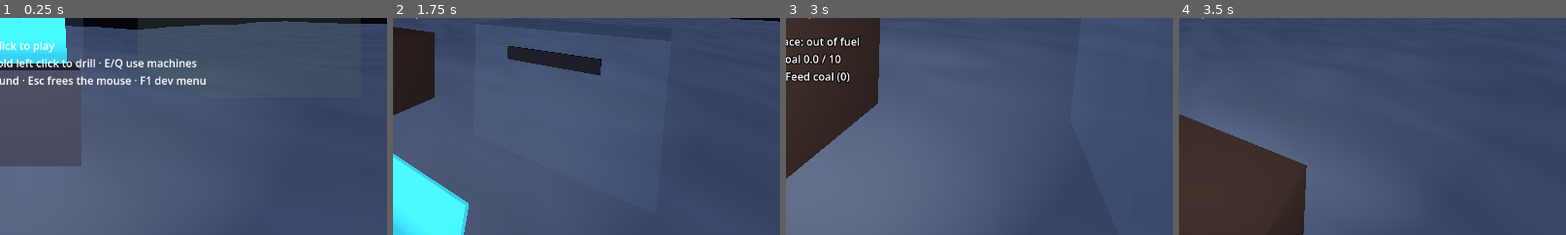
Above: before the commit, frames 1-4 (left to right).
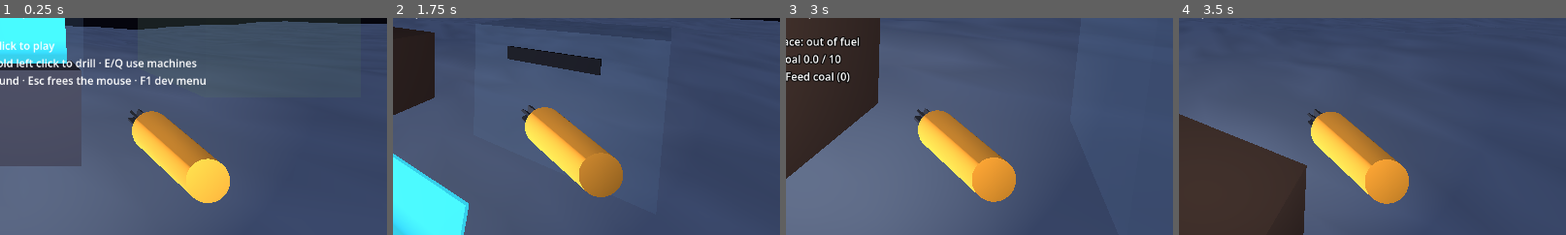
Above: after the commit, the same moments.

Repository: SneakKestrel16/Mininginc
Game: Godot game, scene res://src/main.tscn
Same seed, same stepped clock (60 frames per second), same inputs: the game is played once before the commit and once after it.
Inputs (mouse positions are % of the whole screen's width and height, from its top left):
- Up to frame 1 (0.25 s): no input
- Up to frame 2 (1.75 s): tap Enter at 0.5 s; move the mouse to (72, 45) at 0.52 s; hold D 0.53-1.28 s; tap E at 0.6 s; click (72, 45) at 0.67 s; tap Space at 0.77, 1.52 s; move the mouse to (45, 50) at 1.27 s; hold W from 1.28 s (still down); tap Q at 1.35 s
- Up to frame 3 (3 s): keep holding W; move the mouse to (52, 48) at 2.02 s; tap F at 2.1 s; move the mouse to (49, 52) at 2.77 s; tap Ctrl at 2.85 s; click (49, 52) at 2.92 s
- Up to frame 4 (3.5 s): keep holding W; tap Space at 3.02 s
The pictures show only the part of the screen within x 47-97%, y 50-100%; the shares and areas given below are measured in that part.

The runs differ from the first frame. In frame 1, 5.5% of the frame differs, in the area x 33-60%, y 41-86%; in frame 2, 5.5%; in frame 3, 5.5%; in frame 4, 5.5%.

Commit message:
fix: playtest batch 1: dig lock-on, scoop dome, drill in view, rarer coal, thaw hang
Playtest feedback on v0.5.0:
- Dig progress was kept per 1 m cell, so aim jitter across a cell edge lost
  it ("locking to the ground"). The tool now builds progress itself and
  scoops wherever it points; releasing the button resets it. The aim point
  sits 0.5 m into the ground so scoops bite in.
- The marker is a see-through dome the size of the scoop that fills in as
  the scoop nears, grey where nothing can be dug.
- A drill in view spins and shakes while digging. Both are built on first
  use so live reload adds them to a running game.
- Coal read as a full layer: shallow coal 17.5% -> 8%, deposits smaller
  (ore noise 0.08 -> 0.12), rock lighter and coal darker for contrast.

Hang found by the pacing simulator: Breath lowers hardness under damage
already landed while frozen, so "hits remaining" went negative and the
auto-drill loop (and the simulator's copy) added hits forever. Remaining
is clamped at zero and zero hits finish a covered scoop; auto_drill_check
covers it.

Diff:
--- a/data/ores.json
+++ b/data/ores.json
@@ -4,7 +4,7 @@
 	"frozen_from_depth": 50,
 	"frozen_hardness_multiplier": 2.0,
 	"ores": [
-		{ "id": "coal", "min_depth": 0, "max_depth": 49, "chance": 0.175 },
+		{ "id": "coal", "min_depth": 0, "max_depth": 49, "chance": 0.08 },
 		{ "id": "ice", "min_depth": 50, "max_depth": 99, "chance": 0.15 },
 		{ "id": "copper", "min_depth": 50, "max_depth": 99, "chance": 0.1 },
 		{ "id": "coal", "min_depth": 50, "max_depth": 99, "chance": 0.075 },
--- a/data/world.json
+++ b/data/world.json
@@ -16,7 +16,7 @@
 	"heart_cavern_radius": 7.0,
 	"drill_build_copper": 3,
 	"surface_bumps": 1.5,
-	"ore_noise_frequency": 0.08,
+	"ore_noise_frequency": 0.12,
 	"bite_radius": 1.2,
 	"bite_cost": 2.0,
 	"base_min": [56, -4, 55],
--- a/src/machines/auto_drill.gd
+++ b/src/machines/auto_drill.gd
@@ -67,7 +67,8 @@
 		if is_inf(needed):
 			stopped = true
 			break
-		var remaining: float = needed - world.damage.get(pos, 0.0)
+		# Never below zero: thawing lowers hardness under damage already landed.
+		var remaining: float = maxf(needed - world.damage.get(pos, 0.0), 0.0)
 		var used := minf(left, remaining)
 		world.dig(Vector3(pos) + Vector3(0.5, 0.5, 0.5), used)
 		left -= used
--- a/src/player/player.gd
+++ b/src/player/player.gd
@@ -44,6 +44,13 @@
 var _sensitivity: float
 var _power_bonus: float
 var _effects := DigEffects.new()
+## Hits the tool has built up toward its next scoop. Kept in the tool, not in the ground, so
+## small aim shifts while holding the button never lose progress.
+var _progress := 0.0
+var _drilling := false
+## The drill held in view; built on first use, so a live reload adds it to a running game.
+var _tool: Node3D = null
+var _bit: Node3D = null
 
 @onready var _head: Node3D = $Head
 @onready var _camera: Camera3D = $Head/Camera
@@ -134,11 +141,20 @@
 	velocity.z = move.z
 	move_and_slide()
 	_aim()
-	if drilling and target != null:
-		var got := world.dig(target, hand_rate() * delta)
-		if not got.is_empty():
-			_effects.play(target, got)
-			scooped.emit(got)
+	_drilling = drilling and target != null and not world.is_protected(Vector3i(target.floor()))
+	if not drilling:
+		_progress = 0.0
+	if _drilling:
+		var needed := world.hardness_at(Vector3i(target.floor()))
+		if not is_inf(needed):
+			_progress += hand_rate() * delta
+			# A hair under counts: hits are summed in floats, which can stop just short.
+			if _progress >= needed - 0.0001:
+				_progress = 0.0
+				var got := world.carve(target, world.scoop_radius())
+				_effects.play(target, got)
+				scooped.emit(got)
+	_animate_tool(delta)
 	_show_target()
 	_hint.visible = not controls_enabled and not hint_blocked
 	var guarded := target != null and world.is_protected(Vector3i(target.floor()))
@@ -165,17 +181,82 @@
 		machine = owner_node
 		return
 	_target_normal = hit["normal"]
-	# A little into the ground, so the point's cell is the rock being dug, not the air.
-	target = hit["position"] - hit["normal"] * 0.25
-
-
-## Marks the spot being dug, redder and more solid the closer the next scoop is.
+	# Half a metre into the ground: each scoop bites in, not just skims the surface.
+	target = hit["position"] - hit["normal"] * 0.5
+
+
+## Shows the scoop the tool will cut as a glowing dome over the ground: the part above the
+## surface shows, the ground hides the rest. It fills in as the scoop nears, and goes grey
+## where nothing can be dug.
 func _show_target() -> void:
 	_marker.visible = target != null
 	if target == null:
 		return
+	if not _marker.mesh is SphereMesh or (_marker.mesh as SphereMesh).radius != 1.0:
+		var dome := SphereMesh.new()
+		dome.radius = 1.0
+		dome.height = 2.0
+		_marker.mesh = dome
+		_marker_material.cull_mode = BaseMaterial3D.CULL_DISABLED
+		_marker_material.shading_mode = BaseMaterial3D.SHADING_MODE_UNSHADED
+		_marker_material.transparency = BaseMaterial3D.TRANSPARENCY_ALPHA
 	_marker.global_position = target
+	_marker.scale = Vector3.ONE * world.scoop_radius()
 	var cell := Vector3i(target.floor())
 	var needed: float = world.hardness_at(cell)
-	var done: float = world.damage.get(cell, 0.0) / needed if needed > 0.0 and not is_inf(needed) else 0.0
-	_marker_material.albedo_color = Color(1.0, 0.55 - 0.4 * done, 0.15, 0.35 + 0.6 * done)
+	if is_inf(needed) or world.is_protected(cell):
+		_marker_material.albedo_color = Color(0.6, 0.6, 0.65, 0.12)
+		return
+	var done := clampf(_progress / needed, 0.0, 1.0) if needed > 0.0 else 0.0
+	_marker_material.albedo_color = Color(1.0, 0.6 - 0.4 * done, 0.15, 0.12 + 0.33 * done)
+
+
+# The drill in view: spins and shakes while digging, pushes toward the ground on each scoop
+# and eases back when idle.
+func _animate_tool(delta: float) -> void:
+	if _tool == null:
+		_tool = Node3D.new()
+		_tool.position = Vector3(0.32, -0.28, -0.55)
+		_tool.scale = Vector3.ONE * 0.55
+		_camera.add_child(_tool)
+		var metal := StandardMaterial3D.new()
+		metal.albedo_color = Color(0.35, 0.36, 0.4)
+		metal.metallic = 0.7
+		metal.roughness = 0.35
+		var accent := StandardMaterial3D.new()
+		accent.albedo_color = Color(0.85, 0.55, 0.15)
+		var body := MeshInstance3D.new()
+		body.mesh = CylinderMesh.new()
+		body.mesh.top_radius = 0.07
+		body.mesh.bottom_radius = 0.09
+		body.mesh.height = 0.36
+		body.rotation.x = PI / 2.0
+		body.material_override = accent
+		_tool.add_child(body)
+		_bit = Node3D.new()
+		_bit.position = Vector3(0, 0, -0.26)
+		_tool.add_child(_bit)
+		var cone := MeshInstance3D.new()
+		cone.mesh = CylinderMesh.new()
+		cone.mesh.top_radius = 0.0
+		cone.mesh.bottom_radius = 0.06
+		cone.mesh.height = 0.2
+		cone.rotation.x = -PI / 2.0
+		cone.material_override = metal
+		_bit.add_child(cone)
+		for i in 3:  # flutes, so the spin shows
+			var flute := MeshInstance3D.new()
+			flute.mesh = BoxMesh.new()
+			flute.mesh.size = Vector3(0.012, 0.09, 0.16)
+			flute.rotation.z = i * TAU / 3.0
+			flute.material_override = metal
+			_bit.add_child(flute)
+	var rest := Vector3(0.32, -0.28, -0.55)
+	if _drilling:
+		_bit.rotate_z(delta * 40.0)
+		var push := 0.04 + 0.03 * sin(Time.get_ticks_msec() / 25.0)
+		var shake := Vector3(randf_range(-1, 1), randf_range(-1, 1), 0) * 0.008
+		_tool.position = rest + Vector3(0, 0, -push) + shake
+	else:
+		_bit.rotate_z(delta * 3.0)
+		_tool.position = _tool.position.lerp(rest + Vector3(0, sin(Time.get_ticks_msec() / 600.0) * 0.006, 0), delta * 8.0)
--- a/src/world/blocks.gd
+++ b/src/world/blocks.gd
@@ -15,8 +15,8 @@
 	Color(0, 0, 0, 0),
 	Color(0.08, 0.08, 0.1),
 	Color(0.66, 0.72, 0.8),
-	Color(0.36, 0.36, 0.42),
-	Color(0.12, 0.12, 0.12),
+	Color(0.5, 0.5, 0.56),
+	Color(0.05, 0.05, 0.05),
 	Color(0.55, 0.85, 1.0),
 	Color(0.85, 0.45, 0.2),
 	Color(0.35, 0.95, 0.35),
--- a/src/world/voxel_world.gd
+++ b/src/world/voxel_world.gd
@@ -184,20 +184,27 @@
 	frozen_from = maxi(_base_frozen_from, depth)
 
 
+## Radius of a scoop now, upgrades included.
+func scoop_radius() -> float:
+	return bite_radius + bite_bonus
+
+
 ## Lands [param hits] of digging at [param point]. When they reach a scoop's hardness the
 ## scoop is carved there and what it removed is returned (material name to samples);
 ## else returns an empty Dictionary and the hits wait for the next call at that spot.
 func dig(point: Vector3, hits: float) -> Dictionary:
 	var cell := Vector3i(point.floor())
 	var needed := hardness_at(cell)
-	if hits <= 0.0 or is_inf(needed) or _is_protected(cell):
+	# Zero hits still finish a scoop whose damage already covers it: after Breath thaws
+	# rock, damage landed while it was frozen can exceed the new, lower hardness.
+	if hits < 0.0 or is_inf(needed) or _is_protected(cell):
 		return {}
 	damage[cell] = damage.get(cell, 0.0) + hits
 	# A hair under counts: hits are summed in floats, which can stop just short.
 	if damage[cell] < needed - 0.0001:
 		return {}
 	damage.erase(cell)
-	return carve(point, bite_radius + bite_bonus)
+	return carve(point, scoop_radius())
 
 
 ## Carves a ball of [param radius] at [param center] out of the ground, sparing bedrock and
--- a/tests/integration/heartwake/save_offline_check.gd
+++ b/tests/integration/heartwake/save_offline_check.gd
@@ -15,7 +15,7 @@
 	a.mine.ores["copper"] = a.mine.drill_cost
 	a.mine.place_drill(Vector3i(20, 0, 20))
 	a.mine.dig(30.0)
-	a.mine.ores["coal"] = 6
+	a.mine.ores["coal"] = 40
 	a.player.global_position = Vector3(30.5, 1.0, 40.25)
 	a.player.rotation.y = 1.25
 	a.player.get_node("Head").rotation.x = -0.5
@@ -69,7 +69,7 @@
 	SaveGame.apply(JSON.parse_string(JSON.stringify(base)), hand.economy, hand.mine)
 	hand.economy.heart.stage = 0
 	hand.economy.advance(600.0, 5.0)
-	failures += _check(not hand.economy.furnace.is_burning() and hand.mine.ores["coal"] >= 6, "offline without drones: the furnace burns out, no coal fed in")
+	failures += _check(not hand.economy.furnace.is_burning() and hand.mine.ores["coal"] >= 40, "offline without drones: the furnace burns out, no coal fed in")
 	failures += _check(offline.economy.furnace.is_burning(), "offline with drones: coal is fed in, so the furnace still burns")
 
 	failures += _check(SaveGame.validate("x") != "" and SaveGame.validate({}) != "" and SaveGame.validate({ "version": 99 }) != "", "bad saves are refused")
@@ -83,7 +83,7 @@
 	var v1_start: Vector3 = v1.player.global_position
 	failures += _check(SaveGame.validate(old) == "", "a format 1 save is accepted")
 	SaveGame.apply(old, v1.economy, v1.mine)
-	failures += _check(v1.mine.ores["coal"] == 6 and v1.economy.turbine_built and not v1.economy.reactor_built,
+	failures += _check(v1.mine.ores["coal"] == 40 and v1.economy.turbine_built and not v1.economy.reactor_built,
 			"a format 1 save loads, with no reactor")
 	failures += _check(v1.mine.world.edits.is_empty() and v1.mine.drills.is_empty() and v1.player.global_position == v1_start,
 			"a pre-3D save starts a fresh world, with the player at the base")
--- a/tests/unit/heartwake/auto_drill_check.gd
+++ b/tests/unit/heartwake/auto_drill_check.gd
@@ -45,6 +45,17 @@
 	failures += _check(b.ores["copper"] == copper_before + b.drill_cost and b.drills.is_empty()
 			and not b.world.is_solid(Vector3i(40, -10, 40)), "picking a drill up returns its copper; the column stays dug")
 
+	# Thawing under a half-dug frozen cell must not hang the drill: damage then exceeds the
+	# new hardness (this once looped forever in the pacing simulator).
+	var d := await _mine(6)
+	d.ores["copper"] = 10
+	var deep := d.place_drill(Vector3i(50, -60, 50))
+	var cell := Vector3i(50, -60, 50)
+	d.world.damage[cell] = d.world.hardness_at(cell) * 0.9
+	d.world.thaw_to(100)
+	d.dig(2.0)
+	failures += _check(deep.depth_y < -60 and not d.world.damage.has(cell), "thawing under a half-dug cell finishes it, no hang")
+
 	print("auto_drill_check: %s" % ("PASS" if failures == 0 else "%d FAILED" % failures))
 	quit(1 if failures else 0)
 
--- a/tests/unit/heartwake/voxel_world_check.gd
+++ b/tests/unit/heartwake/voxel_world_check.gd
@@ -47,7 +47,7 @@
 	failures += _check(counts.has("ice@mid") and counts.has("copper@mid") and not counts.has("uranium@mid"), "ice and copper below 50 m")
 	failures += _check(counts.has("uranium@deep") and not counts.has("uranium@shallow"), "uranium from 100 m")
 	var coal_share: float = counts.get("coal@shallow", 0) / float(counts.get("coal@shallow", 0) + counts.get("rock@shallow", 0))
-	failures += _check(coal_share > 0.1 and coal_share < 0.25, "coal is about 17.5%% of shallow rock (%.3f)" % coal_share)
+	failures += _check(coal_share > 0.04 and coal_share < 0.13, "coal is about 8%% of shallow rock (%.3f)" % coal_share)
 	failures += _check(lumpy > total / 2, "ore comes in deposits: most ore has the same ore beside it (%d of %d)" % [lumpy, total])
 
 	var shallow := Vector3i(5, -10, 5)
--- a/tools/pacing_sim.gd
+++ b/tools/pacing_sim.gd
@@ -124,7 +124,7 @@
 				_see_ore(world, Vector3i(hand.column.x, before, hand.column.y), veins)
 			continue
 		var pos: Vector3i = veins[0]
-		var remaining: float = world.hardness_at(pos) - world.damage.get(pos, 0.0)
+		var remaining: float = maxf(world.hardness_at(pos) - world.damage.get(pos, 0.0), 0.0)
 		if not world.is_solid(pos) or world.material_at(pos) <= Blocks.ROCK or is_inf(remaining):
 			veins.pop_front()
 			continue
